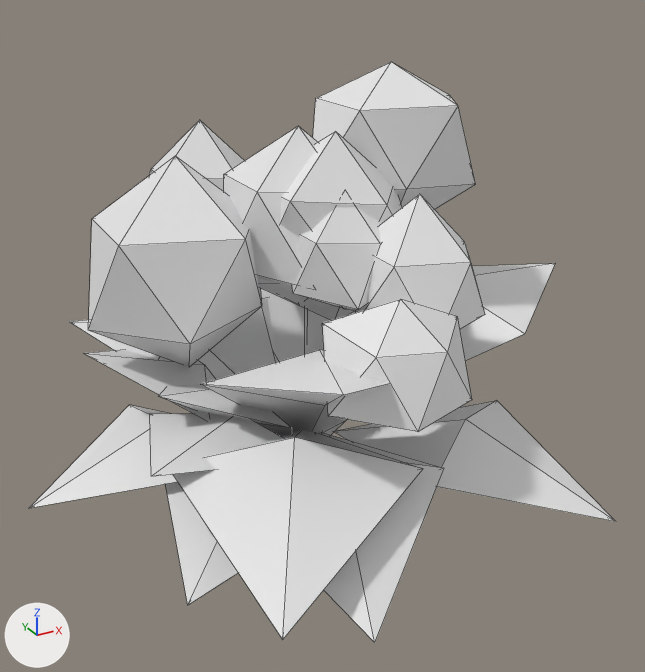
Renders of the Blender file assets/blender/src/hydrangea_12.blend from each side of a commit.
Before and after are seen from a camera (50 mm lens) standing at (-0.582, -1.117, 0.909) and looking at (-0.005, -0.067, 0.384). The lights are fixed; the arrows at lower left show +X, +Y and +Z. The older version comes first. Mesh edges are drawn as thin lines.

Objects in the first picture: 'blooms', 'leaves'.
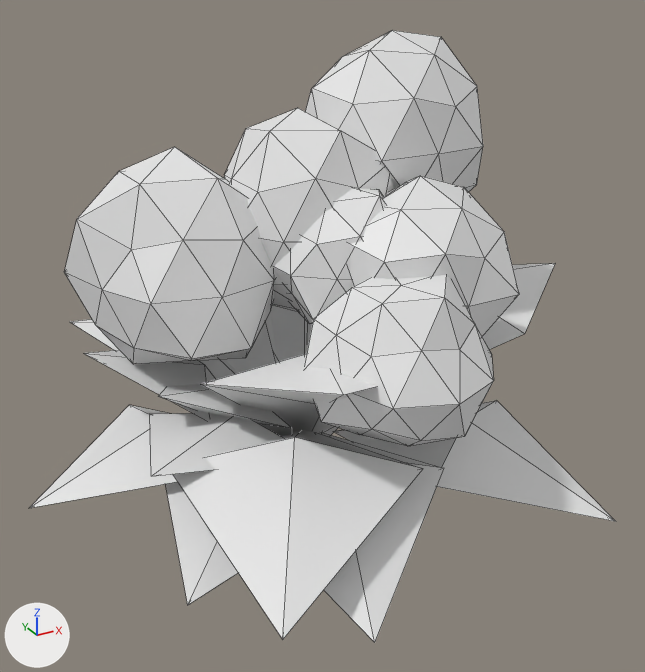
What differs and where, as boxes (x1, y1, x2, y2) in the pictures (645 x 672 px):
'blooms', reshaped (15% wider, 12% taller): before (88, 62, 485, 432); after (64, 30, 519, 446)
part 1 of me_blooms, rebuilt (26% wider, 28% taller): before (322, 299, 472, 432); after (304, 275, 494, 446)
part 2 of me_blooms, rebuilt: before (224, 126, 317, 300); after (224, 108, 394, 312)
part 3 of me_blooms, rebuilt: before (356, 194, 485, 329); after (350, 176, 519, 336)
part 4 of me_blooms, rebuilt (9% wider, 10% taller): before (313, 62, 476, 209); after (305, 30, 483, 192)
part 5 of me_blooms, rebuilt (22% wider): before (88, 156, 262, 366); after (64, 147, 276, 364)
part 6 of me_blooms, deleted: before (150, 120, 244, 192)
part 7 of me_blooms, built on: before (258, 131, 402, 320); after (273, 188, 386, 324)

Patch to the scene script:
```diff
--- a/assets/blender/src/hydrangea_12.blend.py
+++ b/assets/blender/src/hydrangea_12.blend.py
@@ me_blooms @@
 # used by ob_blooms; location = (0.0, 0.0, 0.0)
-me_blooms.from_pydata(...)  # 96 vertices, 160 faces; spans x -0.32..0.283, y -0.353..0.362, z 0.335..0.748
+me_blooms.from_pydata(...)  # 252 vertices, 480 faces; spans x -0.332..0.319, y -0.391..0.215, z 0.315..0.792
+# me_blooms part 1: the loose piece of 12 vertices spanning x -0.104..0.087, y -0.353..-0.191, z 0.335..0.508 is rebuilt with 42 vertices and now spans x -0.119..0.116, y -0.391..-0.152, z 0.315..0.533
+# me_blooms part 2: the loose piece of 12 vertices spanning x -0.128..0.095, y -0.129..0.108, z 0.409..0.677 is rebuilt with 42 vertices and now spans x -0.132..0.14, y -0.153..0.137, z 0.397..0.702
+# me_blooms part 3: the loose piece of 12 vertices spanning x -0.004..0.171, y -0.259..-0.071, z 0.388..0.606 is rebuilt with 42 vertices and now spans x -0.033..0.222, y -0.28..-0.046, z 0.366..0.63
+# me_blooms part 4: the loose piece of 12 vertices spanning x 0.033..0.283, y -0.074..0.158, z 0.474..0.748 is rebuilt with 42 vertices and now spans x 0.029..0.319, y -0.089..0.215, z 0.482..0.792
+# me_blooms part 5: the loose piece of 12 vertices spanning x -0.32..-0.065, y -0.103..0.121, z 0.335..0.648 is rebuilt with 42 vertices and now spans x -0.332..-0.037, y -0.118..0.159, z 0.35..0.661
+# me_blooms part 6: the loose piece of 12 vertices spanning x -0.166..0.042, y 0.172..0.362, z 0.395..0.647 is deleted
+# me_blooms part 7
+# 22 vertices are removed from x -0.097..0.143, y -0.181..0.092, z 0.384..0.67
+# 40 faces are deleted
+# 40 vertices are added at x -0.093..0.098, y -0.207..0.012, z 0.422..0.612
+# 80 new faces join them
```
